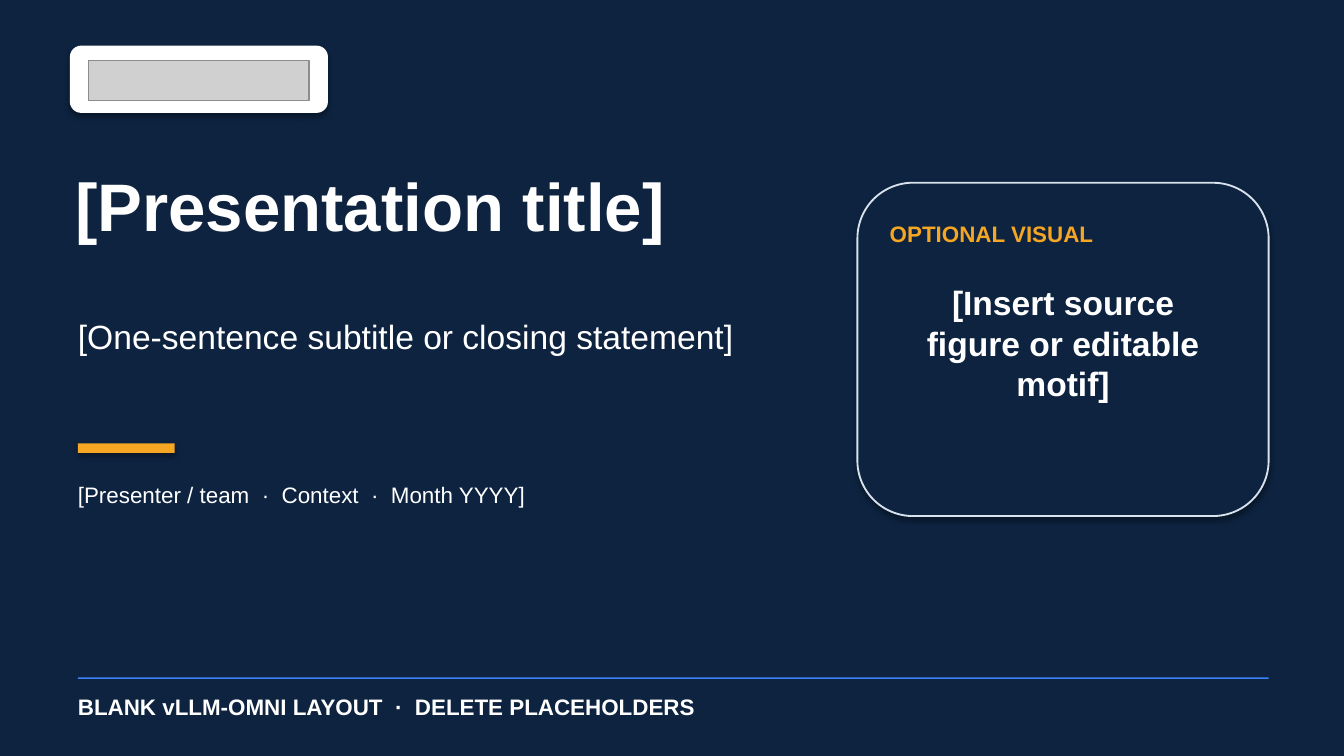
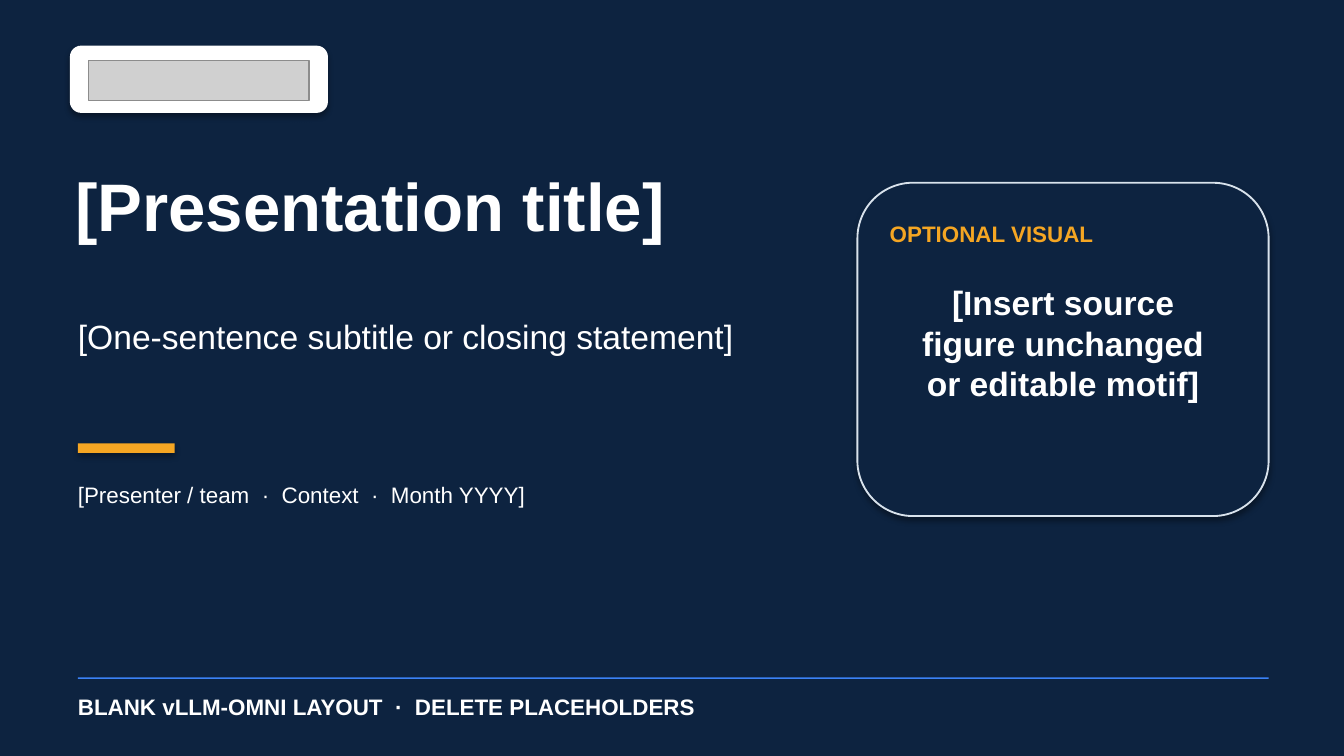
Before and after one commit to hsliuustc0106/hsliuustc0106-skills, a slide deck: slide 1 of skills/vllm-omni-deck/assets/vllm-omni-blank-template.pptx. Drawn at 1344x756 pixels with LibreOffice and Linux fonts; fonts in the diff are those of the drawing; grey boxes stand for pictures. Boxes give left, top, right and bottom in pixels: in the first picture for what was removed or moved away, otherwise in the second. Text is boxed around its words. In the diff, an @@ line names an element or a change of style, - is before the commit and + after.

Commit message:
Require intact source figures

```diff
--- a/skills/vllm-omni-deck/assets/vllm-omni-blank-template.pptx
+++ b/skills/vllm-omni-deck/assets/vllm-omni-blank-template.pptx
@@ text at [922,290,1204,402]: text changed @@
-[Insert source figure or editable motif]
+[Insert source figure unchanged or editable motif]
```
Also in this commit, not shown: 4 other slides changed, 7 other files.
